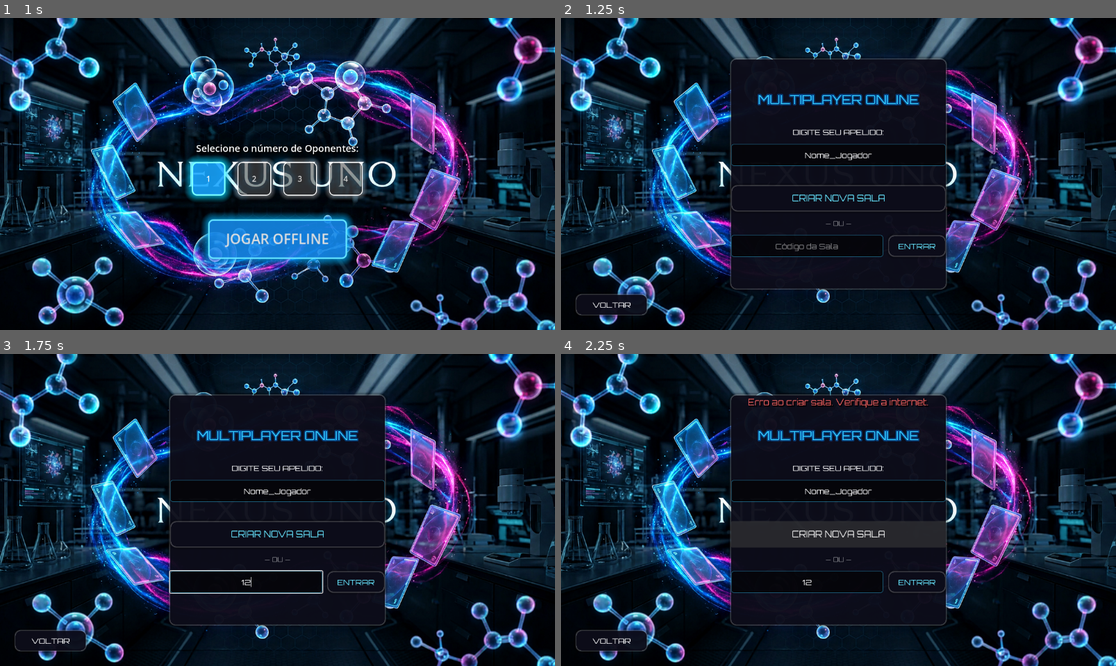
Above: before the commit, frames 1-4 (two rows, left to right).
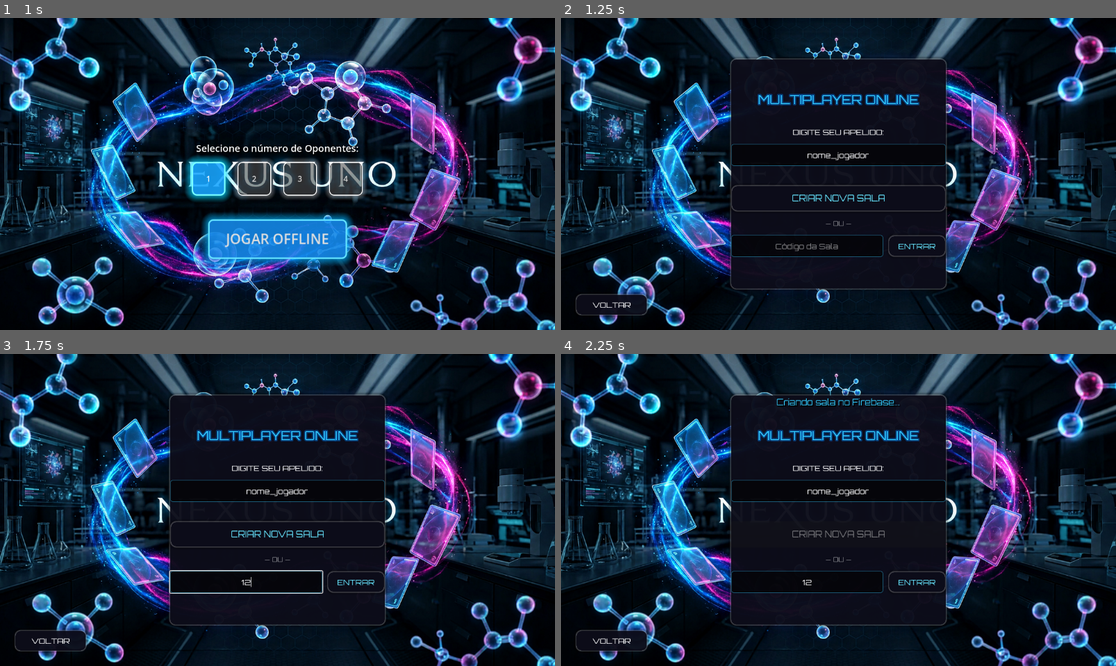
Above: after the commit, the same moments.

Repository: profthiagomendonca/Nexus_uno
Game: Godot game, scene res://scenes/MainMenu.tscn
The game is run twice, just before and just after one commit, with the same random seed, the same clock (stepped at 60 frames per second) and the same inputs. Sound files missing from this copy of the repository are replaced by a short silence.
Inputs (mouse positions are in pixels of both pictures, inside the frame that each line leads up to):
- Up to frame 1 (1 s): click "JOGAR ONLINE" at 0.5 s
- Up to frame 2 (1.25 s): no input
- Up to frame 3 (1.75 s): click (244, 581) at 1.27 s; type "12" at 1.35 s
- Up to frame 4 (2.25 s): click "CRIAR NOVA SALA" at 2 s

Frame 1 is identical in both runs. In frame 2, 0.1% of the frame differs, in the area x 43-57%, y 42-46%; in frame 3, 0.1%; in frame 4, 0.8%, in the area x 33-67%, y 14-59%.

Commit message:
Fix wildcard win race condition, turn freeze desync, spectating notice, and default player name

Diff:
--- a/scenes/MultiplayerLobby.tscn
+++ b/scenes/MultiplayerLobby.tscn
@@ -96,7 +96,7 @@
 theme_override_fonts/font = ExtResource("4_font")
 theme_override_font_sizes/font_size = 16
 theme_override_styles/normal = SubResource("StyleBoxFlat_input")
-placeholder_text = "Apelido"
+placeholder_text = "nome_jogador"
 alignment = 1
 max_length = 15
 
--- a/scripts/FirebaseManager.gd
+++ b/scripts/FirebaseManager.gd
@@ -18,41 +18,57 @@
 	# Configurar o processamento mesmo quando pausado se necessário
 	process_mode = Node.PROCESS_MODE_ALWAYS
 
-# Função genérica para chamadas HTTP
+# Função genérica para chamadas HTTP com suporte a retentativas automáticas
 func firebase_request(path: String, method: HTTPClient.Method, data: Variant = null) -> Variant:
-	var http_request = HTTPRequest.new()
-	add_child(http_request)
-
-	var url = DATABASE_URL + path
-	var headers = ["Content-Type: application/json"]
-	var json_str = ""
-	if data != null:
-		json_str = JSON.stringify(data)
-
-	var error = http_request.request(url, headers, method, json_str)
-	if error != OK:
+	var max_retries = 3
+	var attempt = 0
+
+	while attempt < max_retries:
+		var http_request = HTTPRequest.new()
+		add_child(http_request)
+
+		var url = DATABASE_URL + path
+		var headers = ["Content-Type: application/json"]
+		var json_str = ""
+		if data != null:
+			json_str = JSON.stringify(data)
+
+		var error = http_request.request(url, headers, method, json_str)
+		if error != OK:
+			http_request.queue_free()
+			attempt += 1
+			if attempt < max_retries:
+				await get_tree().create_timer(0.3).timeout
+			continue
+
+		var result = await http_request.request_completed
+		var response_code = result[1]
+		var response_headers = result[2]
+		var body = result[3]
+
 		http_request.queue_free()
-		return {"error": "Falha ao iniciar requisição"}
-
-	var result = await http_request.request_completed
-	var response_code = result[1]
-	var response_headers = result[2]
-	var body = result[3]
-
-	http_request.queue_free()
-
-	if response_code >= 200 and response_code < 300:
-		var response_str = body.get_string_from_utf8()
-		if response_str == "null" or response_str == "":
-			return null
-		var json = JSON.new()
-		var parse_err = json.parse(response_str)
-		if parse_err == OK:
-			return json.data
+
+		if response_code >= 200 and response_code < 300:
+			var response_str = body.get_string_from_utf8()
+			if response_str == "null" or response_str == "":
+				return null
+			var json = JSON.new()
+			var parse_err = json.parse(response_str)
+			if parse_err == OK:
+				return json.data
+			else:
+				attempt += 1
+				if attempt < max_retries:
+					await get_tree().create_timer(0.3).timeout
+				continue
 		else:
-			return {"error": "Falha ao processar JSON"}
-	else:
-		return {"error": "Erro HTTP", "code": response_code}
+			attempt += 1
+			if attempt < max_retries:
+				await get_tree().create_timer(0.3).timeout
+			else:
+				return {"error": "Erro HTTP", "code": response_code}
+
+	return {"error": "Falha de conexão após retentativas"}
 
 # --- Lógica de Lobbies/Salas ---
 
--- a/scripts/MultiplayerLobby.gd
+++ b/scripts/MultiplayerLobby.gd
@@ -33,7 +33,7 @@
 	# Restaurar último apelido se houver
 	edit_name.text = GameSettings.get("player_name_cache") if "player_name_cache" in GameSettings else ""
 	if edit_name.text.is_empty():
-		edit_name.text = "Nome_Jogador"
+		edit_name.text = "nome_jogador"
 
 	# Conectar sinais dos botões
 	back_button.pressed.connect(_on_back_pressed)
--- a/scripts/UnoOnlineGameManager.gd
+++ b/scripts/UnoOnlineGameManager.gd
@@ -54,6 +54,9 @@
 	FirebaseManager.fetch_room_state()
 
 func _on_room_updated(data: Dictionary):
+	if local_action_in_progress or waiting_for_selection:
+		return
+
 	var server_version = data.get("state_version", 0)
 	if server_version <= last_seen_version:
 		return # Evitar redesenhar se já estamos atualizados
@@ -106,12 +109,16 @@
 	_check_turn_status()
 
 func _check_turn_status():
+	if finished_players.has(my_player_name):
+		nexus_button.hide()
+		if current_turn_index == my_player_index:
+			_pass_turn()
+		else:
+			var active_player = player_names[current_turn_index] if current_turn_index < player_names.size() else "Outro"
+			message_label.text = "Você terminou! Assistindo à partida... (Vez de %s...)" % active_player
+		return
+
 	if current_turn_index == my_player_index:
-		if finished_players.has(my_player_name):
-			# Se você já terminou e ainda é o seu turno, passa a vez
-			_pass_turn()
-			return
-
 		# Mostrar botão de Nexus se você estiver com 2 cartas e for jogar 1
 		var my_cards_count = hand_container.get_child_count()
 		if my_cards_count == 2:
@@ -391,7 +398,10 @@
 		}
 	}
 
-	await FirebaseManager.update_room_state(update)
+	var success = await FirebaseManager.update_room_state(update)
+	if not success:
+		_handle_update_failure()
+		return
 	local_action_in_progress = false
 
 func _on_draw_pile_pressed():
@@ -430,7 +440,10 @@
 			}
 		}
 
-		await FirebaseManager.update_room_state(update)
+		var success = await FirebaseManager.update_room_state(update)
+		if not success:
+			_handle_update_failure()
+			return
 		local_action_in_progress = false
 	else:
 		if has_drawn_this_turn:
@@ -462,7 +475,10 @@
 							"message": "%s comprou uma carta." % my_player_name
 						}
 					}
-					await FirebaseManager.update_room_state(update)
+					var success = await FirebaseManager.update_room_state(update)
+					if not success:
+						_handle_update_failure()
+						return
 					local_action_in_progress = false
 				else:
 					# Passar automaticamente se não der match
@@ -481,7 +497,10 @@
 							"message": "%s comprou e passou a vez." % my_player_name
 						}
 					}
-					await FirebaseManager.update_room_state(update)
+					var success = await FirebaseManager.update_room_state(update)
+					if not success:
+						_handle_update_failure()
+						return
 					local_action_in_progress = false
 			else:
 				local_action_in_progress = false
@@ -499,7 +518,10 @@
 			"message": "%s passou a vez." % my_player_name
 		}
 	}
-	await FirebaseManager.update_room_state(update)
+	var success = await FirebaseManager.update_room_state(update)
+	if not success:
+		_handle_update_failure()
+		return
 	local_action_in_progress = false
 
 func draw_card_from_deck(room: Dictionary) -> CardData:
@@ -552,7 +574,10 @@
 				"message": "Fim de jogo! %s venceu a partida!" % finished[0]
 			}
 		}
-		await FirebaseManager.update_room_state(update)
+		var success = await FirebaseManager.update_room_state(update)
+		if not success:
+			_handle_update_failure()
+			return
 	else:
 		# Próximo turno
 		current_turn_index = get_next_turn_index(current_turn_index, game_direction, total_players, finished)
@@ -568,7 +593,10 @@
 				"message": "%s acabou suas cartas!" % my_player_name
 			}
 		}
-		await FirebaseManager.update_room_state(update)
+		var success = await FirebaseManager.update_room_state(update)
+		if not success:
+			_handle_update_failure()
+			return
 
 	local_action_in_progress = false
 
@@ -603,7 +631,10 @@
 		}
 	}
 
-	await FirebaseManager.update_room_state(update)
+	var success = await FirebaseManager.update_room_state(update)
+	if not success:
+		_handle_update_failure()
+		return
 	local_action_in_progress = false
 
 # --- A Regra do Nexus! ---
@@ -625,7 +656,10 @@
 				"message": "NEXUS! %s declarou uma carta restando!" % my_player_name
 			}
 		}
-		await FirebaseManager.update_room_state(update)
+		var success = await FirebaseManager.update_room_state(update)
+		if not success:
+			_handle_update_failure()
+			return
 		return
 
 	# Caso B: Denunciar outro jogador com 1 carta vulnerável
@@ -656,7 +690,10 @@
 					"message": "NEXUS! %s puniu %s por não avisar (+4)!" % [my_player_name, player]
 				}
 			}
-			await FirebaseManager.update_room_state(update)
+			var success = await FirebaseManager.update_room_state(update)
+			if not success:
+				_handle_update_failure()
+				return
 			break
 
 func _play_nexus_effect(who: String):
@@ -760,3 +797,17 @@
 			next_idx = players_count - 1
 		loops += 1
 	return next_idx
+
+func _handle_update_failure():
+	# Forçar reversão local em caso de erro no salvamento do estado
+	message_label.text = "Falha de rede! Sincronizando com o servidor..."
+	local_action_in_progress = false
+	waiting_for_selection = false
+	if color_selector:
+		color_selector.hide()
+	if target_selector:
+		target_selector.hide()
+
+	# Espera um curto intervalo e puxa a verdade do servidor para restaurar o estado visual correto
+	await get_tree().create_timer(1.0).timeout
+	FirebaseManager.fetch_room_state()
